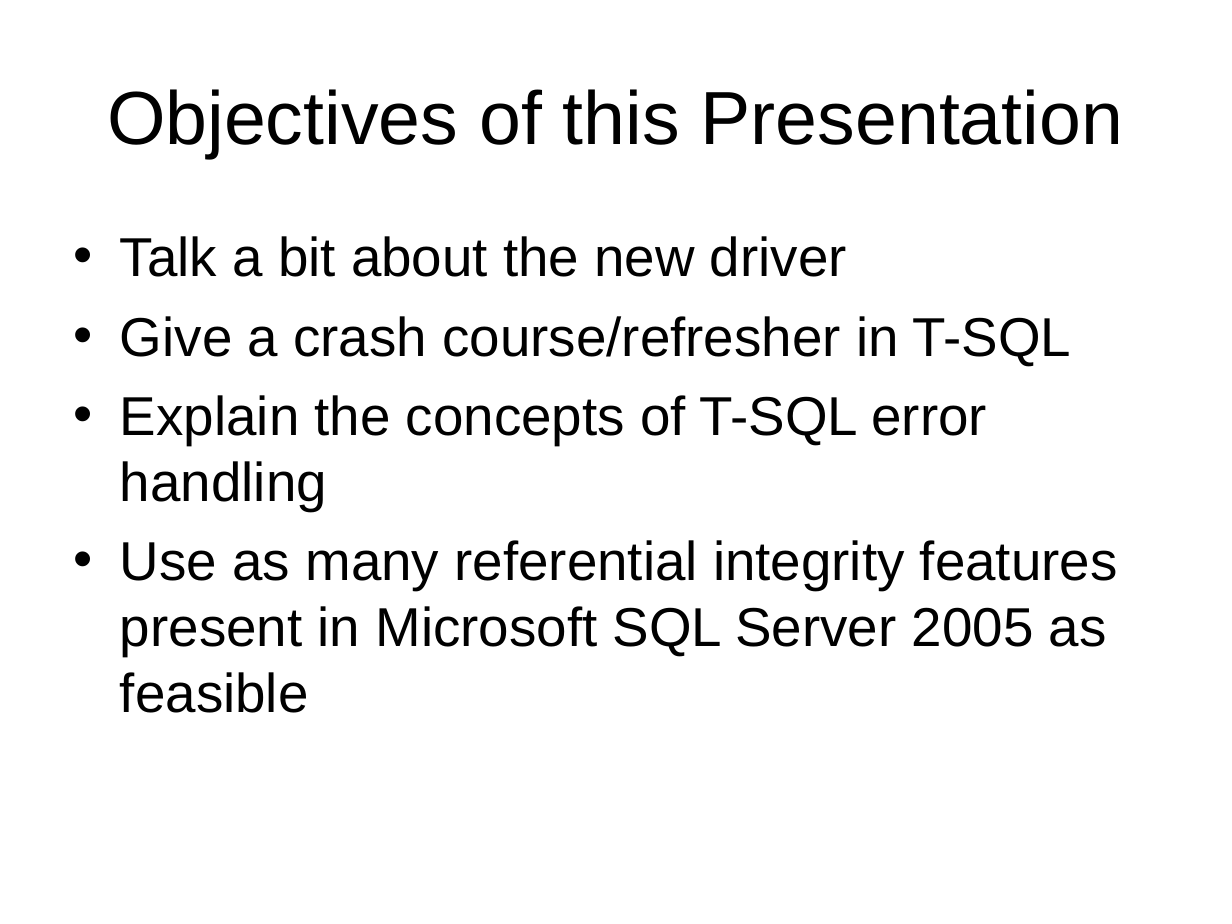
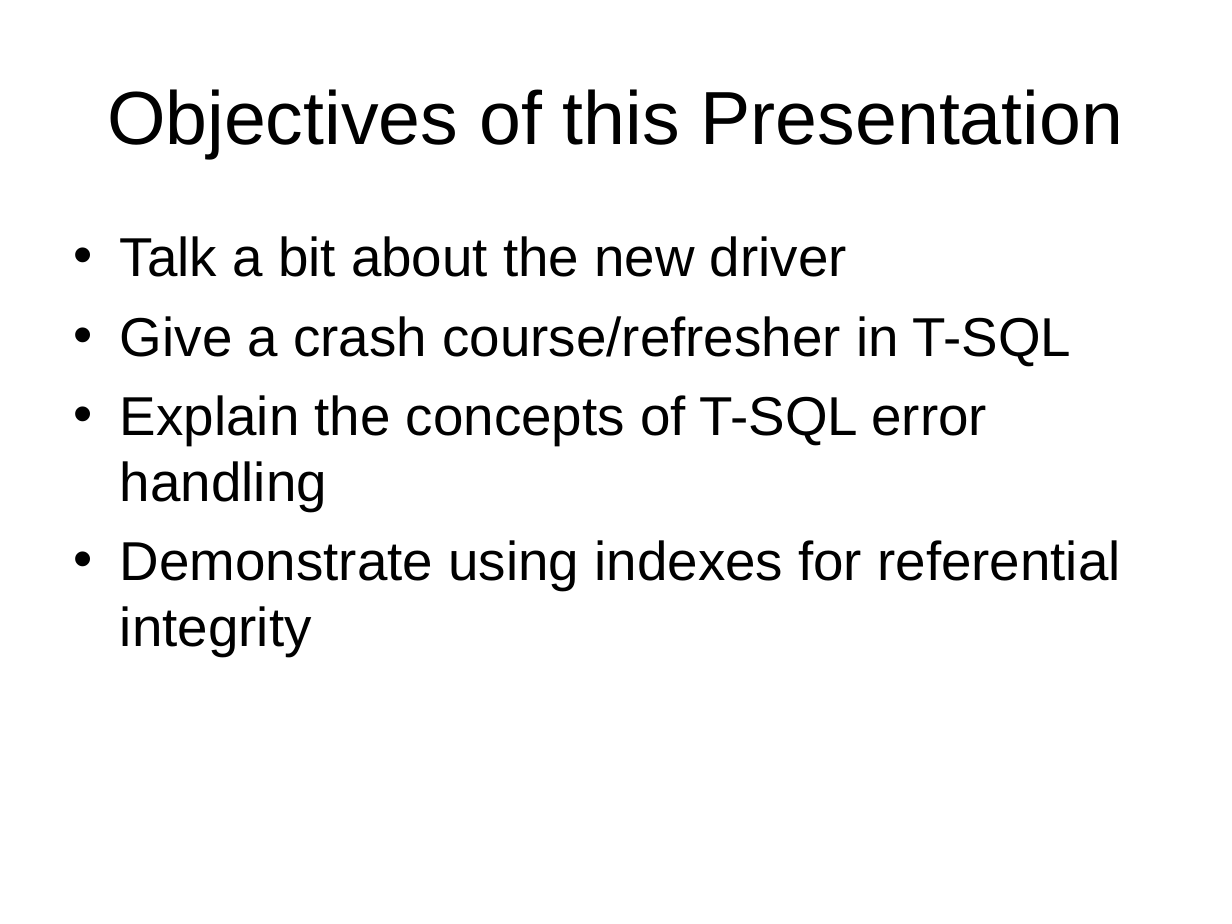
Before and after one commit to LIPHP/Employee-Contact-List, a slide deck: slide 2 of Docs/Using Microsoft SQL Server with PHP.ppt. Drawn at 1232x924 pixels with LibreOffice and Linux fonts; fonts in the diff are those of the drawing. Boxes give left, top, right and bottom in pixels: in the first picture for what was removed or moved away, otherwise in the second. Text is boxed around its words. In the diff, an @@ line names an element or a change of style, - is before the commit and + after.

```diff
--- a/Docs/Using Microsoft SQL Server with PHP.ppt
+++ b/Docs/Using Microsoft SQL Server with PHP.ppt
@@ text at (120,540,1120,656): text changed @@
-• Use as many referential integrity features present in Microsoft SQL Server 2005 as feasible
+• Demonstrate using indexes for referential integrity
```
Also in this commit, not shown: 3 other slides changed, 1 slide added, 4 other files.
